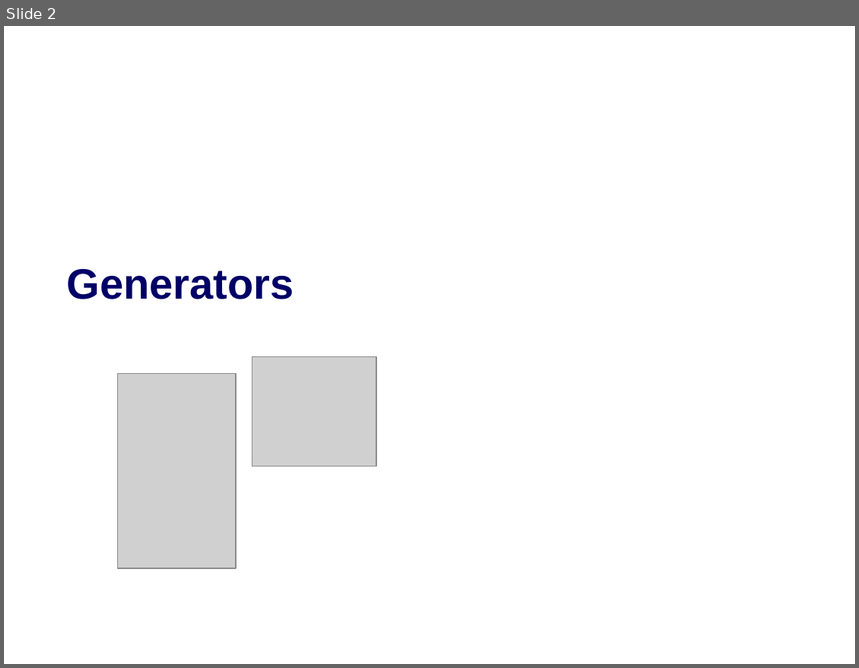
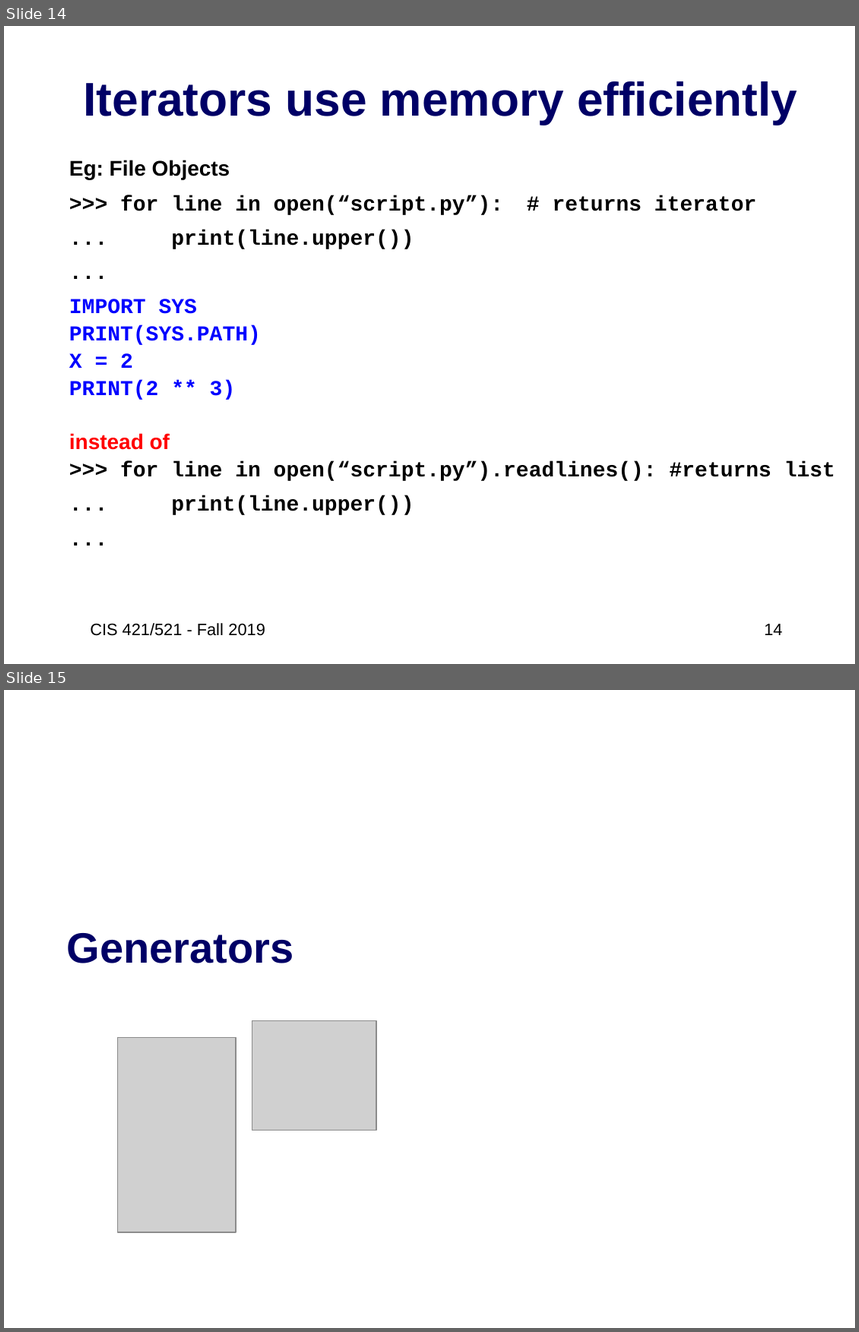
Before and after one commit to artificial-intelligence-class/artificial-intelligence-class.github.io, a slide deck: assets/slides/02-Python3-review2.pptx. Shown one above the other, each under a label of ours: slide 2 before the commit, slides 14 and 15 after it. The pictures are 859x668 and 859x1332 pixels, drawn with LibreOffice and Linux fonts; fonts in the diff are those of the drawing; grey boxes stand for pictures. Boxes give left, top, right and bottom in pixels: in the first picture for what was removed or moved away, otherwise in the second. Text is boxed around its words. In the diff, an @@ line names an element or a change of style, - is before the commit and + after.

```diff
--- a/assets/slides/02-Python3-review2.pptx
+++ b/assets/slides/02-Python3-review2.pptx
@@ slide 14 added at (x1=4, y1=26, x2=855, y2=664), background #FFFFFF @@
@@ title added at (x1=84, y1=81, x2=797, y2=124), 40 pt, text #000066, bold @@
+Iterators use memory efficiently
@@ text added at (x1=69, y1=160, x2=835, y2=515), 18 pt, text #000000, bold @@
+Eg: File Objects
+>>> for line in open(“script.py”): # returns iterator
+... print(line.upper())
+...
+IMPORT SYS
+PRINT(SYS.PATH)
+X = 2
+PRINT(2 ** 3)
+instead of
+>>> for line in open(“script.py”).readlines(): #returns list
+... print(line.upper())
+...
@@ text added at (x1=90, y1=623, x2=265, y2=636), 14 pt, text #000000 @@
+CIS 421/521 - Fall 2019
@@ page number added at (x1=764, y1=624, x2=782, y2=636), 14 pt, text #000000 @@
+14
@@ what was slide 2 is now slide 15 @@
```
Also in this commit, not shown: 8 slides changed, 13 other slides added, 1 other file.
